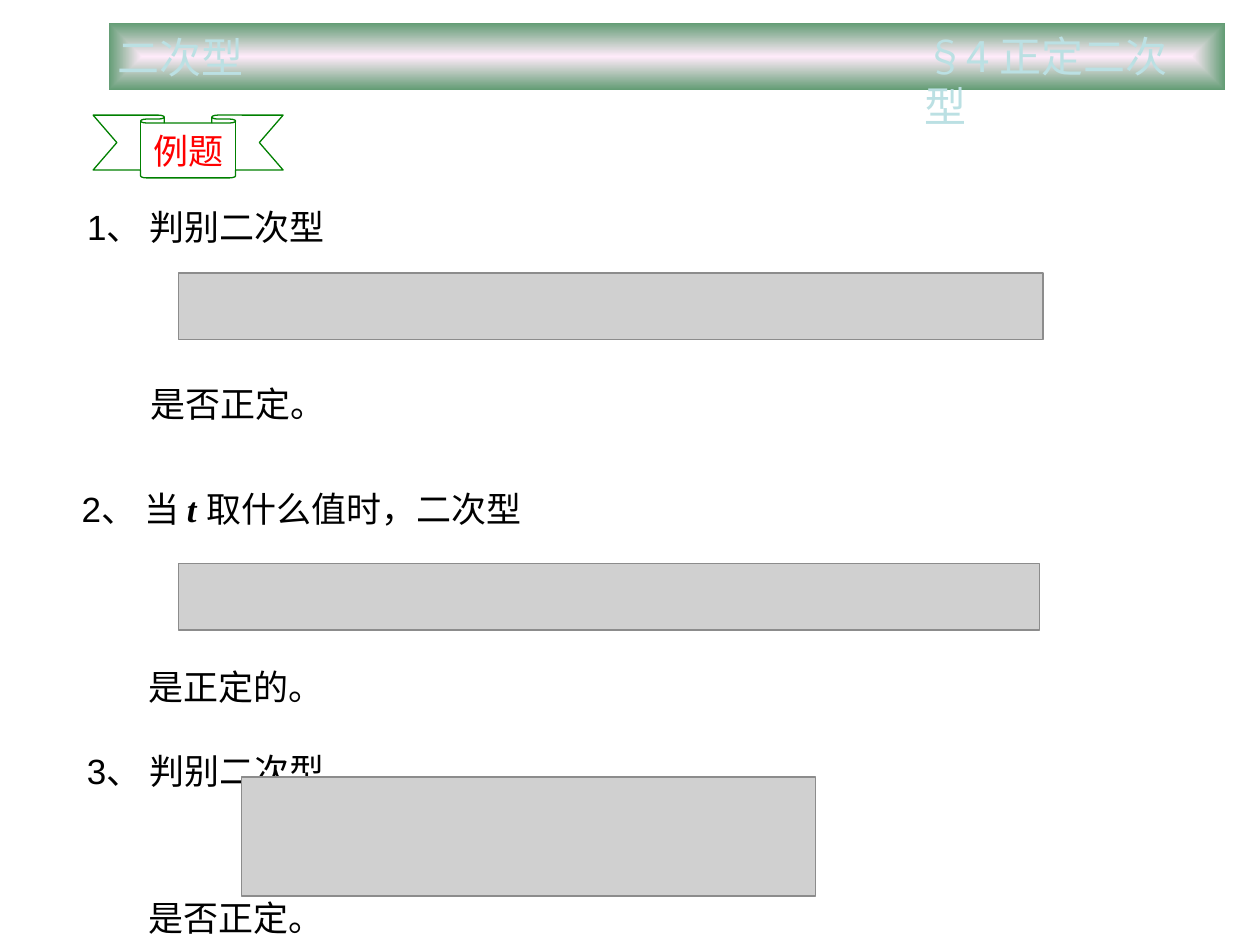
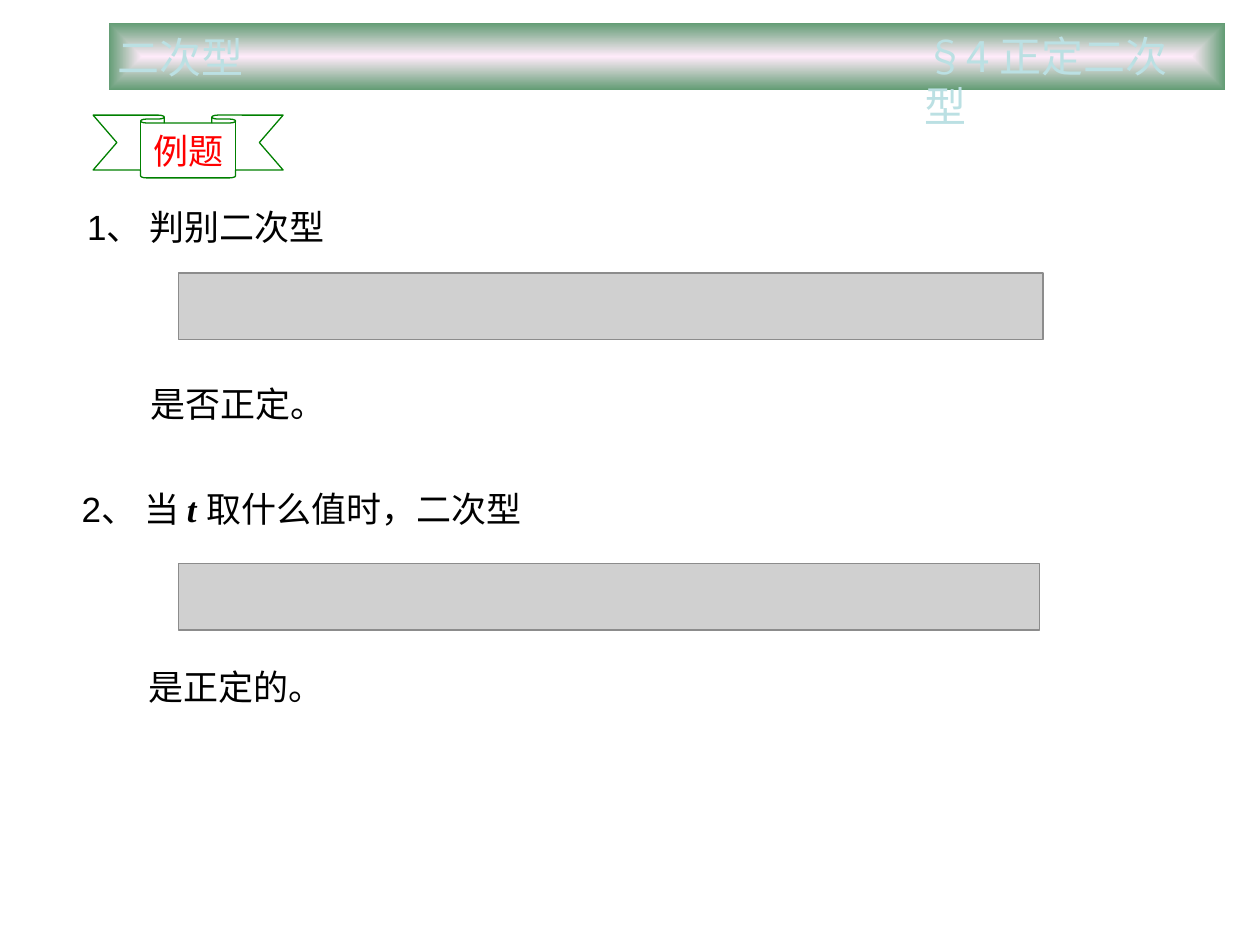
Before and after one commit to zhangbiaomath/zhangbiaomath.github.io, a slide deck: slide 22 of teaching/gaodai/ch5/第五章-高等代数二次型.ppt. Drawn at 1260x945 pixels with LibreOffice and Linux fonts; fonts in the diff are those of the drawing; grey boxes stand for pictures. Boxes give left, top, right and bottom in pixels: in the first picture for what was removed or moved away, otherwise in the second. Text is boxed around its words. In the diff, an @@ line names an element or a change of style, - is before the commit and + after.

```diff
--- a/teaching/gaodai/ch5/第五章-高等代数二次型.ppt
+++ b/teaching/gaodai/ch5/第五章-高等代数二次型.ppt
@@ text removed at box(87, 754, 324, 794) @@
-3、 判别二次型
@@ picture removed at box(242, 777, 815, 896) @@
@@ text removed at box(149, 896, 324, 934) @@
-是否正定。
```
Also in this commit, not shown: 1 other slide changed, 1 slide removed, 1 other file.
